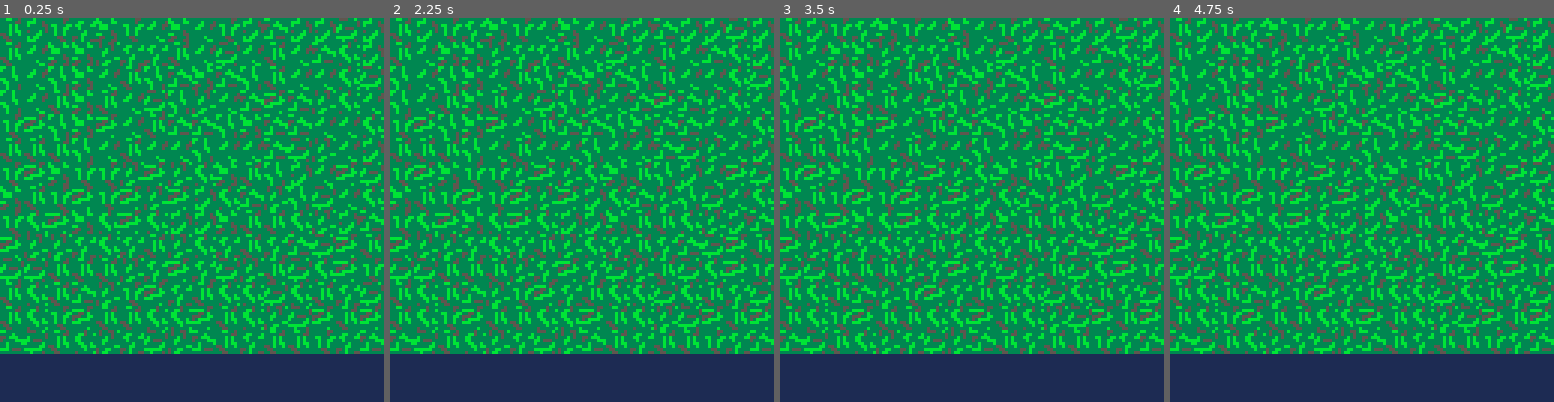
Above: before the commit, frames 1-4 (left to right).
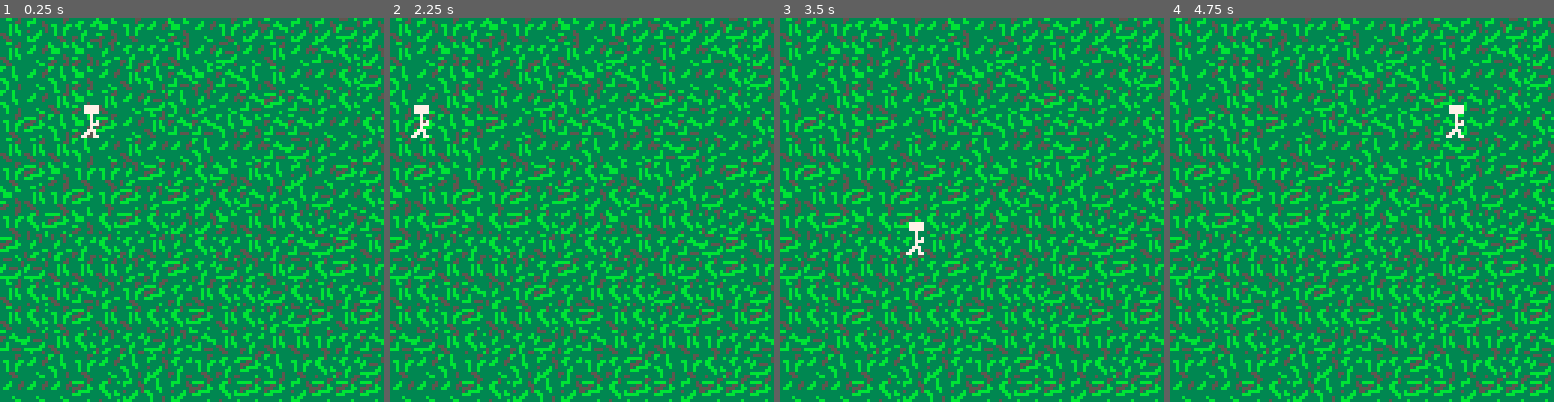
Above: after the commit, the same moments.

Repository: Jerry-Gu-SB/pico-8-kamehameha
Game: PICO-8 cartridge kamehameha.p8
Same seed, same stepped clock (60 frames per second), same inputs: the game is played once before the commit and once after it.
Inputs:
- Up to frame 1 (0.25 s): no input
- Up to frame 2 (2.25 s): hold Left from 1.97 s (still down)
- Up to frame 3 (3.5 s): release Left at 2.37 s; hold Down 2.42-2.82 s; hold Right from 2.87 s (still down)
- Up to frame 4 (4.75 s): release Right at 3.53 s; hold Up 3.58-4.08 s; hold Right 4.13-4.53 s; hold Down from 4.58 s (still down)

The runs differ from the first frame. In frame 1, 13% of the frame differs, in the area x 0-100%, y 22-100%; in frame 2, 13%; in frame 3, 13%; in frame 4, 13%.

Commit message:
player movement

Diff:
--- a/kamehameha.p8
+++ b/kamehameha.p8
@@ -5,19 +5,30 @@
 
 x=24 y=24 -- position (in tiles)
 dx=0 dy=0 -- velocity
-f=0       -- frame number
-d=1       -- direction (-1, 1)
+
+function draw_player()
+    spr(1, x, y, 2, 2)
+end
 
 function _draw()
-    cls(1)
+    map()
 
-    -- draw map
-    map()
-    -- draw the player
-	spr(1+f,      -- frame index
-    x*8-4,y*8-4, -- x,y (pixels)
-    1,1,d==-1    -- w,h, flip
-   )
+    draw_player(x, y)
+end
+
+function _update()
+
+	if (btn(⬅️)) dx-= 1
+	if (btn(➡️)) dx+= 1
+	if (btn(⬆️)) dy-= 1
+	if (btn(⬇️)) dy+= 1
+
+    -- move
+	x+=dx y+=dy
+
+    -- friction
+    dx *=.7
+	dy *=.7
 end
 
 __gfx__
@@ -68,5 +79,11 @@
 3223323533312421322323362332213600000000000000000000000000000000000000000000000000000000000000000000000000000000000000000000000000000000000000000000000000000000000000000000000000000000000000000000000000000000000000000000000000000000000000000000000000000000
 3223312432322323243223333624322400000000000000000000000000000000000000000000000000000000000000000000000000000000000000000000000000000000000000000000000000000000000000000000000000000000000000000000000000000000000000000000000000000000000000000000000000000000
 3536322333213633353221323231213500000000000000000000000000000000000000000000000000000000000000000000000000000000000000000000000000000000000000000000000000000000000000000000000000000000000000000000000000000000000000000000000000000000000000000000000000000000
+3126223126222521312124223123213600000000000000000000000000000000000000000000000000000000000000000000000000000000000000000000000000000000000000000000000000000000000000000000000000000000000000000000000000000000000000000000000000000000000000000000000000000000
+2626262423252225242324242524242400000000000000000000000000000000000000000000000000000000000000000000000000000000000000000000000000000000000000000000000000000000000000000000000000000000000000000000000000000000000000000000000000000000000000000000000000000000
+2223242433262125352625262326243600000000000000000000000000000000000000000000000000000000000000000000000000000000000000000000000000000000000000000000000000000000000000000000000000000000000000000000000000000000000000000000000000000000000000000000000000000000
+2626242623343426342535262621352400000000000000000000000000000000000000000000000000000000000000000000000000000000000000000000000000000000000000000000000000000000000000000000000000000000000000000000000000000000000000000000000000000000000000000000000000000000
+3533332623262424262331352323352100000000000000000000000000000000000000000000000000000000000000000000000000000000000000000000000000000000000000000000000000000000000000000000000000000000000000000000000000000000000000000000000000000000000000000000000000000000
+0000350000000000000000000000000000000000000000000000000000000000000000000000000000000000000000000000000000000000000000000000000000000000000000000000000000000000000000000000000000000000000000000000000000000000000000000000000000000000000000000000000000000000
 
 
